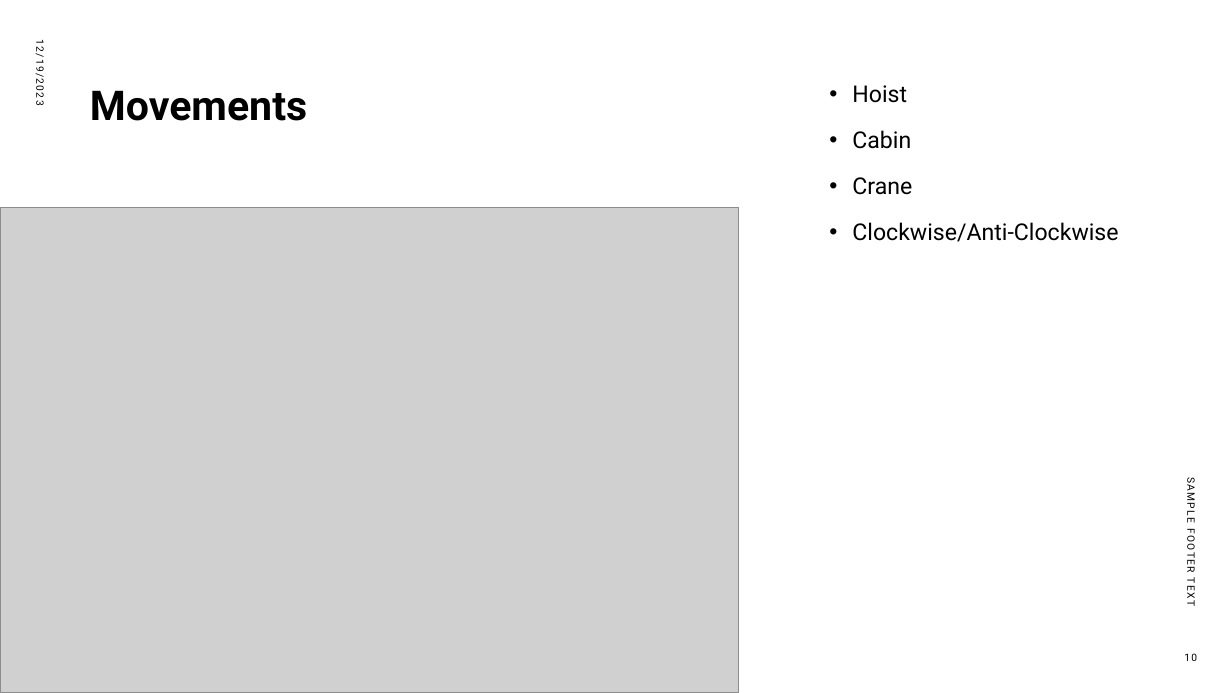
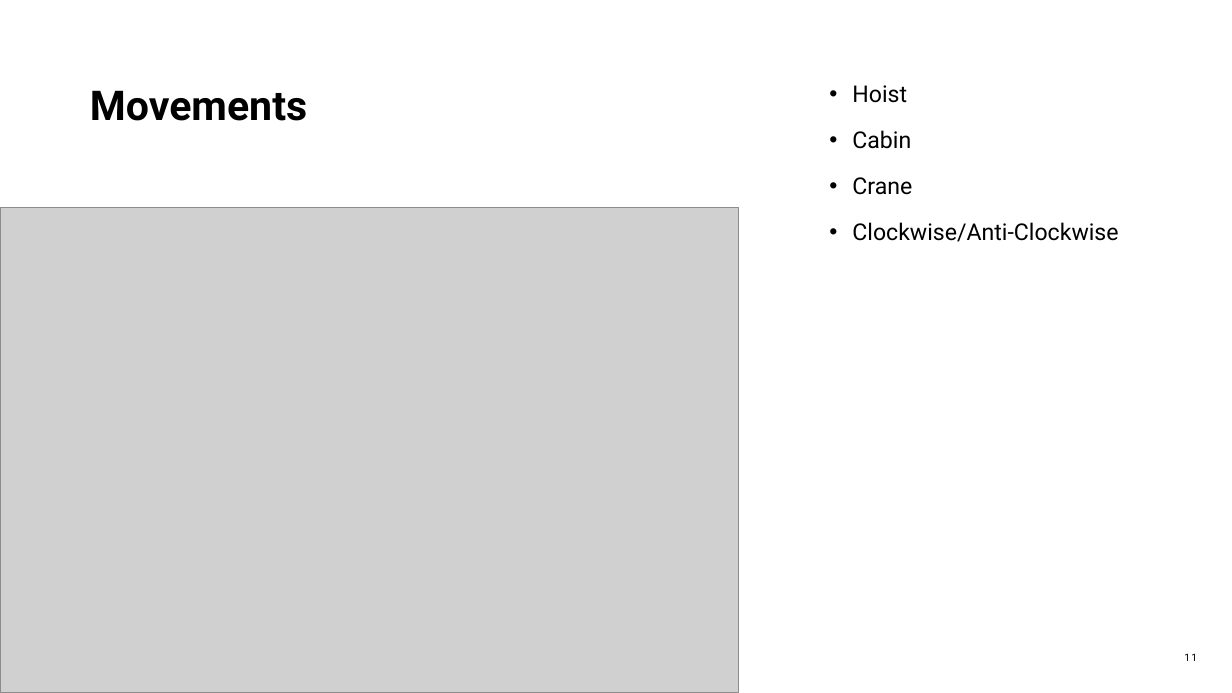
Before and after one commit to 1053079/MQTT-Crane, a slide deck: slide 11 of powerpoint/Elephants_STS_Kraan.pptx (slide 10 before the commit). Drawn at 1232x693 pixels with LibreOffice and Linux fonts; fonts in the diff are those of the drawing; grey boxes stand for pictures. Boxes give left, top, right and bottom in pixels: in the first picture for what was removed or moved away, otherwise in the second. Text is boxed around its words. In the diff, an @@ line names an element or a change of style, - is before the commit and + after.

```diff
--- a/powerpoint/Elephants_STS_Kraan.pptx
+++ b/powerpoint/Elephants_STS_Kraan.pptx
@@ text removed at [33,46,47,104] @@
-12/19/2023
@@ text removed at [1185,481,1199,606] @@
-SAMPLE FOOTER TEXT
@@ page number at [1184,653,1197,661]: text changed @@
-10
+11
```
Also in this commit, not shown: 1 slide added, 1 other file.
